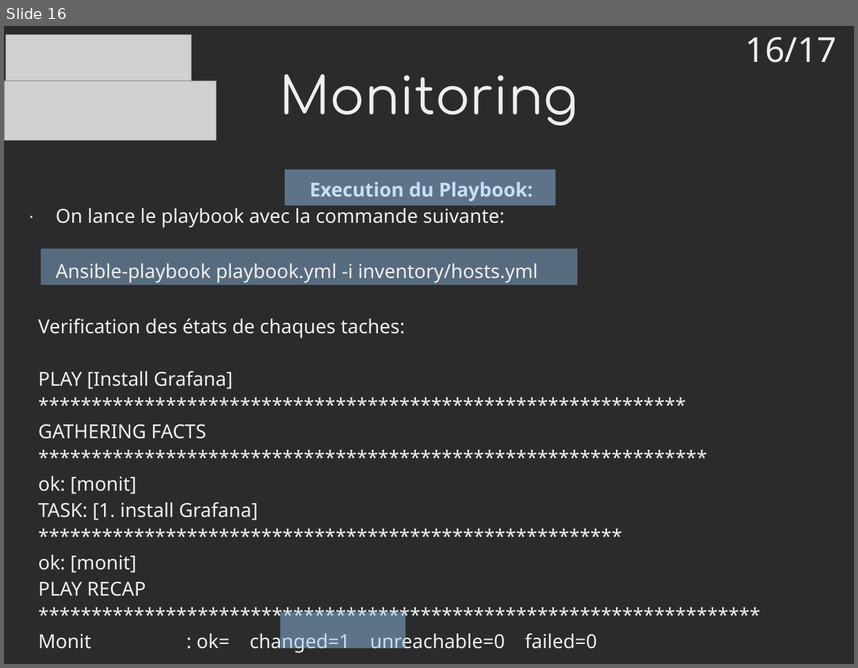
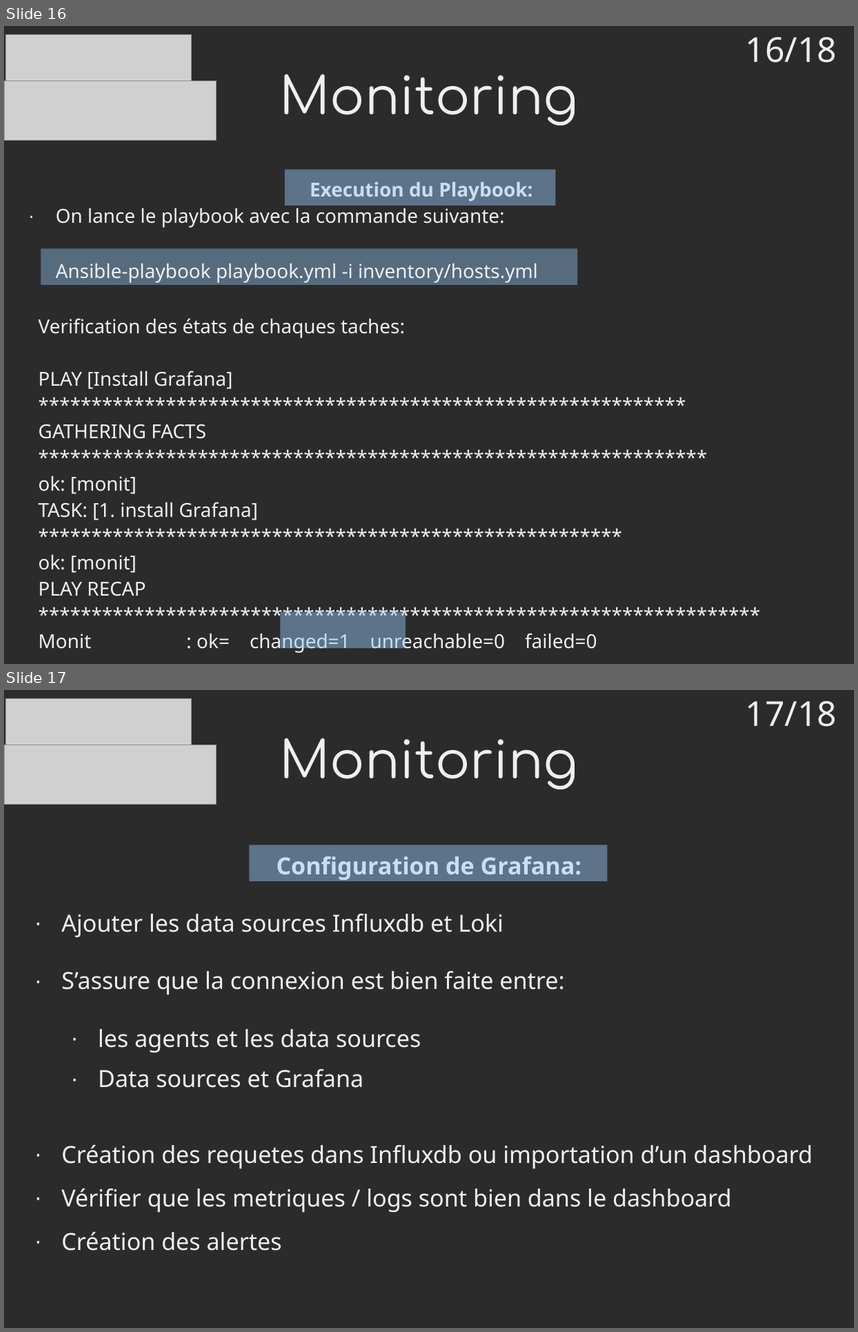
Before and after one commit to mrwormo/rapport_de_stage, a slide deck: files/prez.odp. Shown one above the other, each under a label of ours: slide 16 before the commit, slides 16 and 17 after it. The pictures are 858x668 and 858x1332 pixels, drawn with LibreOffice and Linux fonts; fonts in the diff are those of the drawing; grey boxes stand for pictures; background and template pictures are left out; a plain dark background stands for a picture behind light text. Boxes give left, top, right and bottom in pixels: in the first picture for what was removed or moved away, otherwise in the second. Text is boxed around its words. In the diff, an @@ line names an element or a change of style, - is before the commit and + after.

```diff
--- a/files/prez.odp
+++ b/files/prez.odp
@@ slide 17 added at (4, 690, 854, 1328), background picture (left out) @@
@@ picture added at (6, 698, 192, 751) @@
@@ text added at (746, 701, 837, 727), 32 pt, text #EEEFF0 @@
+17/18
@@ picture added at (4, 745, 217, 804) @@
@@ title added at (280, 738, 578, 789), 48 pt, text #EEEFF0 @@
+Monitoring
@@ rectangle added at (250, 845, 607, 881), fill #99CCFF at 45% opacity @@
@@ text added at (61, 856, 813, 1250), 22 pt, text #EEEFF0 @@
+Configuration de Grafana:
+· Ajouter les data sources Influxdb et Loki
+· S’assure que la connexion est bien faite entre:
+  · les agents et les data sources
+  · Data sources et Grafana
+· Création des requetes dans Influxdb ou importation d’un dashboard
+· Vérifier que les metriques / logs sont bien dans le dashboard
+· Création des alertes
@@ slide 16 changed as well @@
@@ text at (746, 37, 837, 63): text changed @@
-16/17
+16/18
```
Also in this commit, not shown: 14 other slides changed, 1 other slide added, 1 slide removed, 3 other files.
